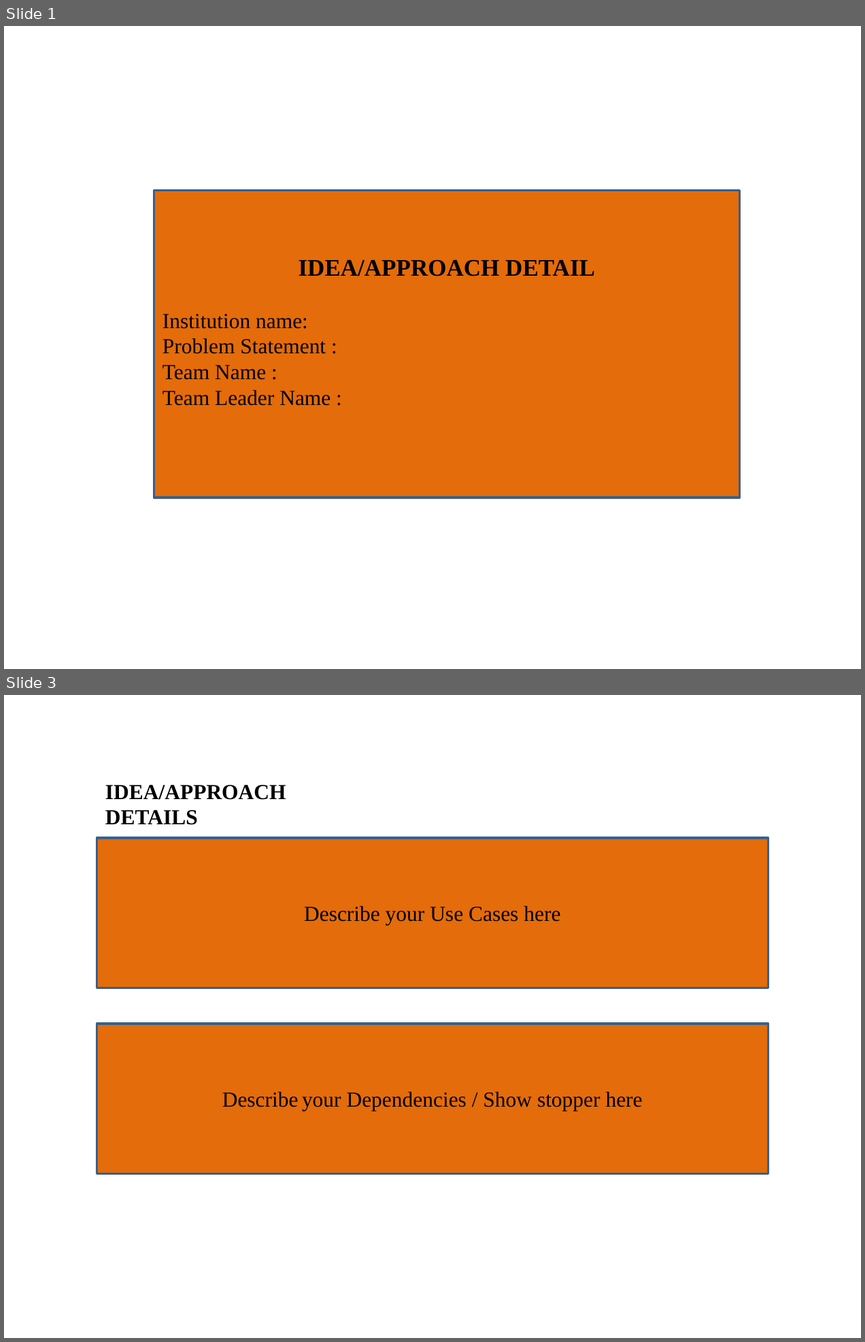
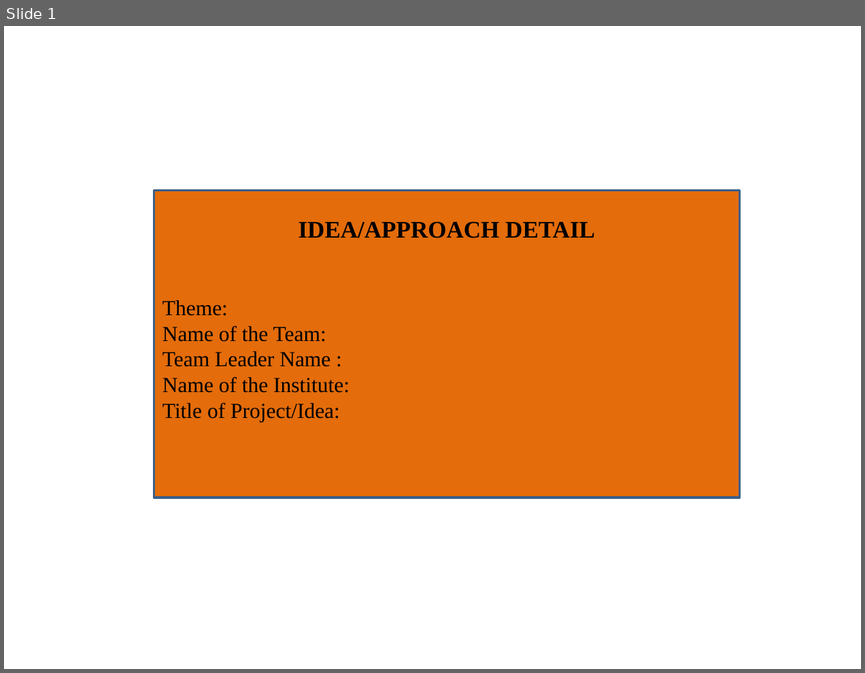
Before and after one commit to omkar-22/Swayamsidhdh-Hackathon, a slide deck: rulebook_files/Swayamsiddha HackathonTemplate.pptx. Shown one above the other, each under a label of ours: slides 1 and 3 before the commit, slide 1 after it; the slides between them are not shown. The pictures are 865x1342 and 865x673 pixels, drawn with LibreOffice and Linux fonts; fonts in the diff are those of the drawing. Boxes give left, top, right and bottom in pixels: in the first picture for what was removed or moved away, otherwise in the second. Text is boxed around its words. In the diff, an @@ line names an element or a change of style, - is before the commit and + after.

```diff
--- a/rulebook_files/Swayamsiddha HackathonTemplate.pptx
+++ b/rulebook_files/Swayamsiddha HackathonTemplate.pptx
@@ slide 3 removed at <box>4,695,861,1338</box>, background #FFFFFF @@
@@ text removed at <box>105,785,286,825</box> @@
-IDEA/APPROACH DETAILS
@@ rectangle removed at <box>96,838,768,988</box> @@
-Describe your Use Cases here
@@ rectangle removed at <box>96,1023,768,1173</box> @@
-Describe your Dependencies / Show stopper here
@@ slide 1 changed as well @@
@@ text in rectangle at <box>162,300,349,422</box>: text changed @@
-Institution name:
-Problem Statement :
-Team Name :
-Team Leader Name :
+Theme:
+Name of the Team:
+Team Leader Name :
+Name of the Institute:
+Title of Project/Idea:
```
Also in this commit, not shown: 3 slides added, 1 other slide removed, 6 other files.
